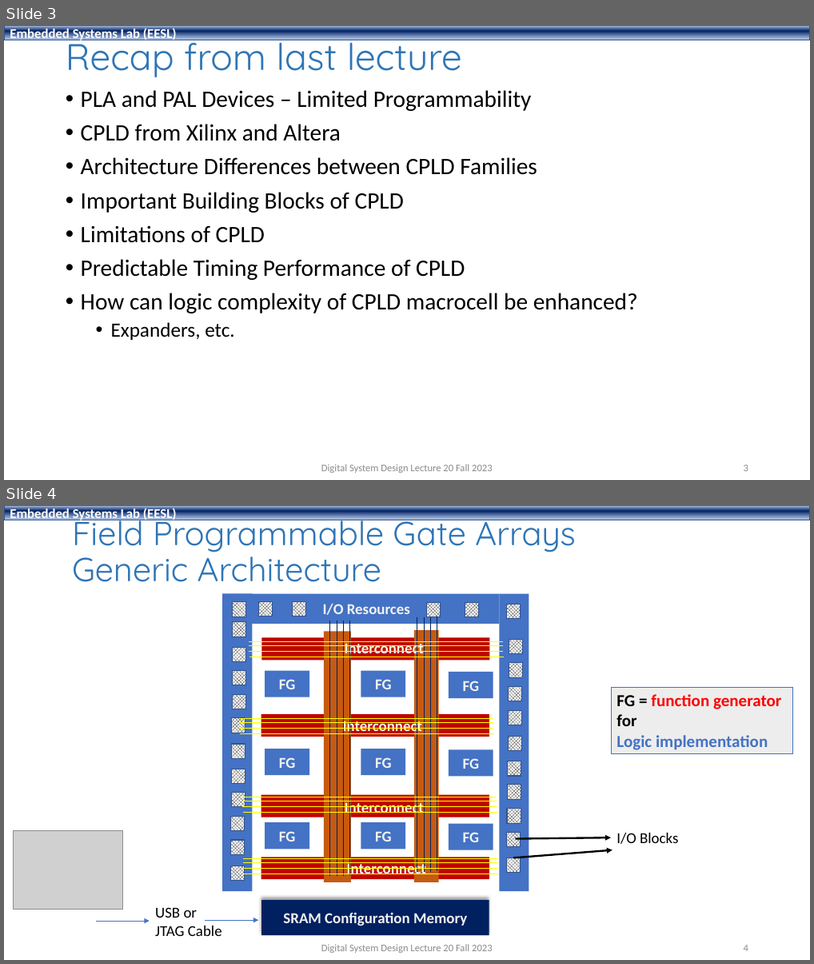
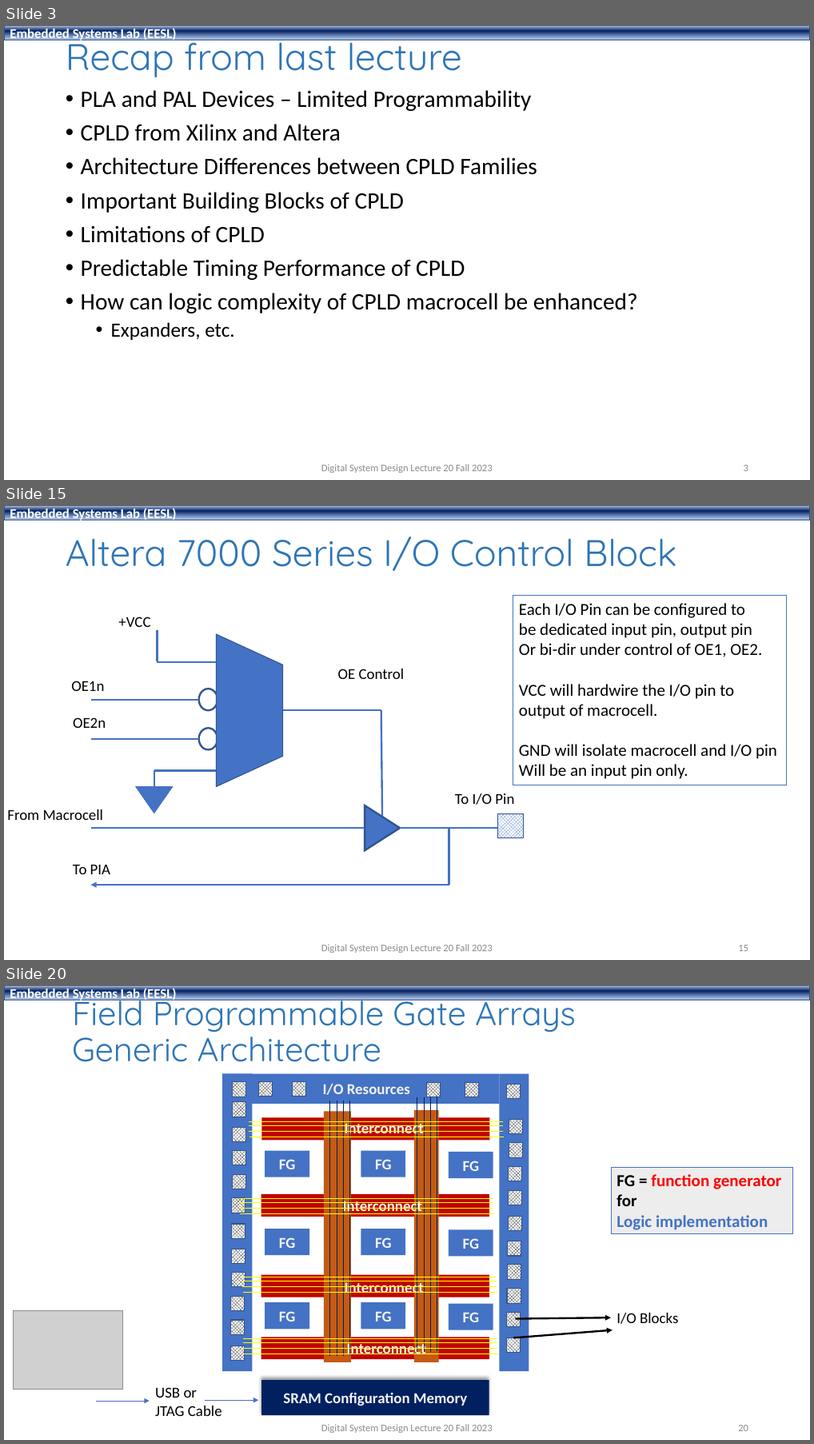
Before and after one commit to shahidmasud/shahidmasud.github.io, a slide deck: DSD_Lec20_Fall2023.ppsx. Shown one above the other, each under a label of ours: slides 3 and 4 before the commit, slides 3, 15 and 20 after it; the slides between them are not shown. The pictures are 814x964 and 814x1444 pixels, drawn with LibreOffice and Linux fonts; fonts in the diff are those of the drawing; grey boxes stand for pictures; background and template pictures are left out. Boxes give left, top, right and bottom in pixels: in the first picture for what was removed or moved away, otherwise in the second. Text is boxed around its words. In the diff, an @@ line names an element or a change of style, - is before the commit and + after.

```diff
--- a/DSD_Lec20_Fall2023.ppsx
+++ b/DSD_Lec20_Fall2023.ppsx
@@ slide 15 added at (4,506,810,960), background #FFFFFF; not listed: 1 template element that a slide beside it also shows @@
@@ title added at (66,536,677,571), 44 pt, text #2E75B6 @@
+Altera 7000 Series I/O Control Block
@@ rectangle added at (514,595,787,784), fill #FFFFFF, outline #4472C4 1 pt, 20 pt, text #000000 @@
+Each I/O Pin can be configured to
+be dedicated input pin, output pin
+Or bi-dir under control of OE1, OE2.
+VCC will hardwire the I/O pin to
+output of macrocell.
+GND will isolate macrocell and I/O pin
+Will be an input pin only.
@@ text added at (118,616,150,627), 18 pt, text #000000 @@
++VCC
@@ line added from (157, 661) to (157, 630), #4472C4 2.25 pt @@
@@ flow chart manual operation added at (216,634,283,787), fill #4472C4, outline #325491 1 pt @@
@@ line added from (218, 662) to (157, 662), #4472C4 2.25 pt @@
@@ text added at (338,668,405,679), 18 pt, text #000000 @@
+OE Control
@@ text added at (71,680,104,691), 18 pt, text #000000 @@
+OE1n
@@ ellipse added at (198,688,218,711), outline #325491 2.25 pt @@
@@ text added at (73,717,106,728), 18 pt, text #000000 @@
+OE2n
@@ line added from (198, 700) to (91, 700), #4472C4 2.25 pt @@
@@ line added from (283, 711) to (382, 711), #4472C4 2.25 pt @@
@@ line added from (382, 711) to (382, 820), #4472C4 2.25 pt @@
@@ line added from (198, 739) to (91, 739), #4472C4 2.25 pt @@
@@ ellipse added at (198,728,218,750), outline #325491 2.25 pt @@
@@ triangle added at (135,786,174,813), fill pattern #4472C4 on #FFFFFF @@
@@ line added from (218, 770) to (154, 770), #4472C4 2.25 pt @@
@@ line added from (154, 770) to (154, 786), #4472C4 2.25 pt @@
@@ text added at (455,793,514,804), 18 pt, text #000000 @@
+To I/O Pin
@@ text added at (7,809,103,820), 18 pt, text #000000 @@
+From Macrocell
@@ triangle added at (365,805,400,850), fill #4472C4, outline #325491 2.25 pt @@
@@ rectangle added at (498,813,524,837), fill pattern #4472C4 on #FFFFFF, outline #325491 1 pt @@
@@ line added from (365, 828) to (91, 828), #4472C4 2.25 pt @@
@@ line added from (400, 828) to (498, 828), #4472C4 2.25 pt @@
@@ line added from (450, 828) to (450, 884), #4472C4 2.25 pt @@
@@ text added at (73,864,110,874), 18 pt, text #000000 @@
+To PIA
@@ arrow added from (450, 884) to (91, 884), #4472C4 2.25 pt @@
@@ text added at (322,944,492,952), 12 pt, text #8C8C8C @@
+Digital System Design Lecture 20 Fall 2023
@@ page number added at (738,944,749,951), 12 pt, text #8C8C8C @@
+15
@@ what was slide 4 is now slide 20 @@
@@ page number at (738,1424,749,1431): text changed @@
-4
+20
```
Also in this commit, not shown: 2 slides changed, 15 other slides added.
